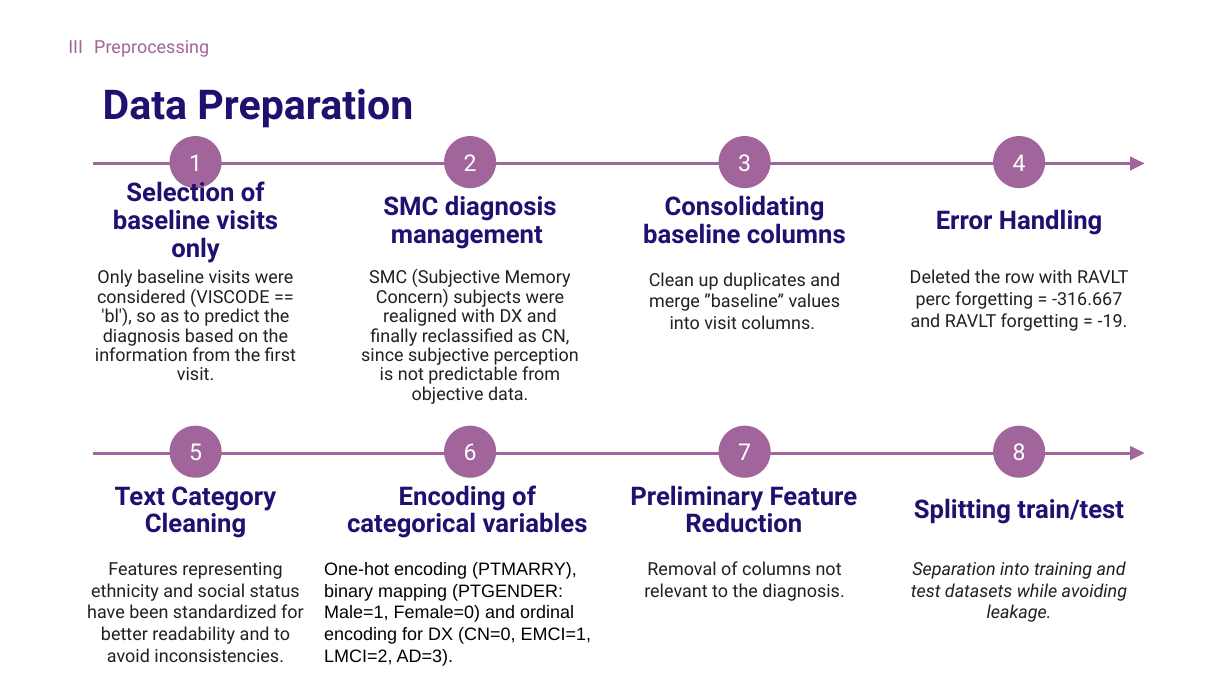
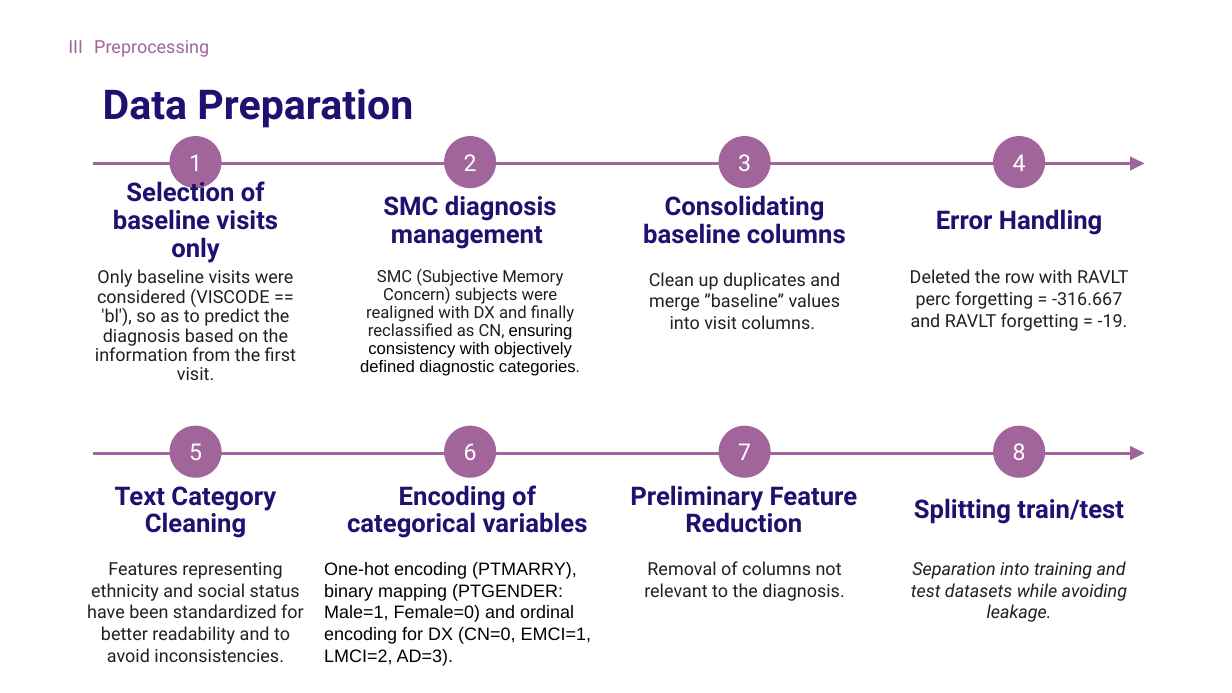
Before and after one commit to Tenshin000/CogniPredictAD, a slide deck: slide 12 of Presentation.pptx. Drawn at 1232x693 pixels with LibreOffice and Linux fonts; fonts in the diff are those of the drawing. Boxes give left, top, right and bottom in pixels: in the first picture for what was removed or moved away, otherwise in the second. Text is boxed around its words. In the diff, an @@ line names an element or a change of style, - is before the commit and + after.

```diff
--- a/Presentation.pptx
+++ b/Presentation.pptx
@@ text at [360, 269, 580, 376]: text changed; size 14 to 12.9 pt @@
-SMC (Subjective Memory Concern) subjects were realigned with DX and finally reclassified as CN, since subjective perception is not predictable from objective data.
+SMC (Subjective Memory Concern) subjects were realigned with DX and finally reclassified as CN, ensuring consistency with objectively defined diagnostic categories.
```
Also in this commit, not shown: 16 other slides changed, 8 other files.
